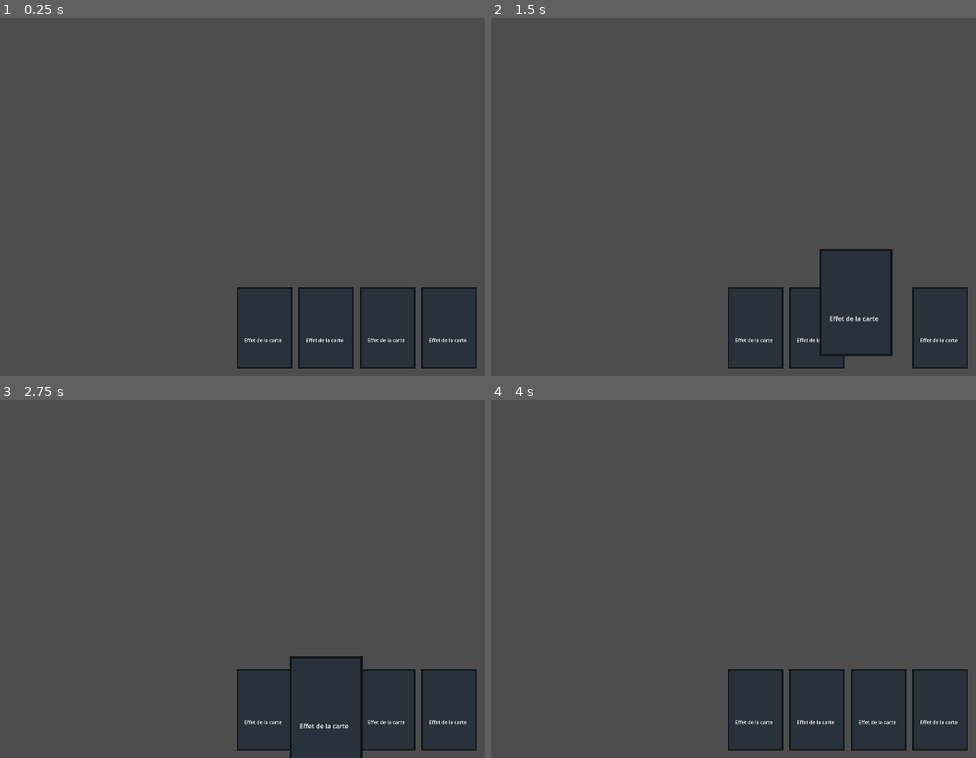
Above: before the commit, frames 1-4 (two rows, left to right).
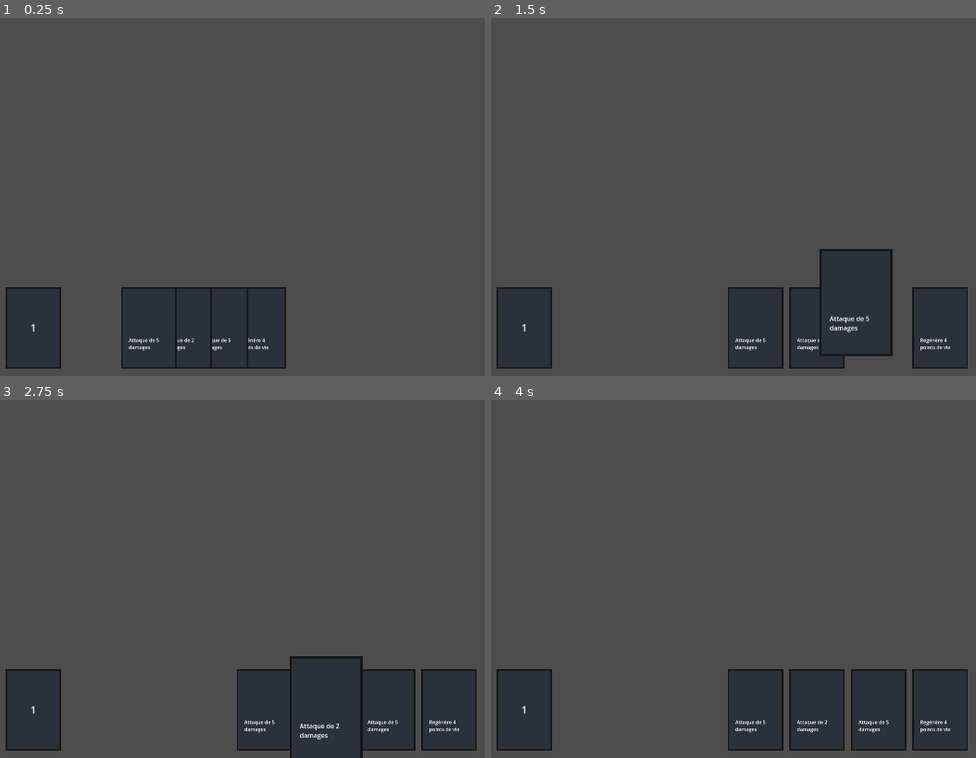
Above: after the commit, the same moments.

Repository: Pyropingouin/GameJam2025
Game: Godot game, scene res://Scenes/main.tscn
The game is run twice, just before and just after one commit, with the same random seed, the same clock (stepped at 60 frames per second) and the same inputs.
Inputs (mouse positions are in pixels of both pictures, inside the frame that each line leads up to):
- Up to frame 1 (0.25 s): no input
- Up to frame 2 (1.5 s): drag from (942, 329) to (922, 75) at 0.52 s; drag from (879, 329) to (811, 250) at 1.27 s
- Up to frame 3 (2.75 s): move the mouse to (324, 711) at 2.02 s; click (324, 711) at 2.17 s
- Up to frame 4 (4 s): tap Enter at 2.75 s; drag from (752, 711) to (626, 489) at 2.77 s; move the mouse to (outside the picture) at 3.52 s; click (outside the picture) at 3.67 s

The runs differ from the first frame. In frame 1, 16% of the frame differs, in the area x 1-99%, y 75-98%; in frame 2, 3.0%; in frame 3, 3.0%; in frame 4, 3.0%.

Commit message:
Début deck

Diff:
--- a/gamejam2025/Scenes/card.tscn
+++ b/gamejam2025/Scenes/card.tscn
@@ -7,6 +7,7 @@
 size = Vector2(179, 266)
 
 [node name="Card" type="Node2D"]
+position = Vector2(120, 955)
 scale = Vector2(0.8, 0.8)
 script = ExtResource("1_1g4or")
 
@@ -19,7 +20,7 @@
 position = Vector2(-0.5, 0)
 shape = SubResource("RectangleShape2D_liphp")
 
-[node name="RichTextLabel" type="RichTextLabel" parent="."]
+[node name="CardEffect" type="RichTextLabel" parent="."]
 offset_left = -65.0
 offset_top = 28.3333
 offset_right = 77.0
--- a/gamejam2025/Scenes/main.tscn
+++ b/gamejam2025/Scenes/main.tscn
@@ -1,8 +1,10 @@
-[gd_scene load_steps=4 format=3 uid="uid://dhi4ubpsbjwht"]
+[gd_scene load_steps=6 format=3 uid="uid://dhi4ubpsbjwht"]
 
 [ext_resource type="Script" path="res://Scripts/card_manager.gd" id="1_jcl2g"]
 [ext_resource type="Script" path="res://Scripts/input_manager.gd" id="2_pow3f"]
+[ext_resource type="Texture2D" uid="uid://cfhb0oqftay68" path="res://Assets/card_temporaire.png" id="4_n7ktf"]
 [ext_resource type="Script" path="res://Scripts/player_hand.gd" id="4_pwind"]
+[ext_resource type="Script" path="res://Scripts/deck.gd" id="4_t3xfq"]
 
 [node name="Main" type="Node2D"]
 
@@ -14,3 +16,19 @@
 
 [node name="PlayerHand" type="Node2D" parent="."]
 script = ExtResource("4_pwind")
+
+[node name="Deck" type="Node2D" parent="."]
+position = Vector2(120, 955)
+scale = Vector2(0.8, 0.8)
+script = ExtResource("4_t3xfq")
+
+[node name="Sprite2D" type="Sprite2D" parent="Deck"]
+texture = ExtResource("4_n7ktf")
+
+[node name="CardCounter" type="RichTextLabel" parent="Deck"]
+offset_left = -9.0
+offset_top = -24.0
+offset_right = 31.0
+offset_bottom = 16.0
+scale = Vector2(2, 2)
+text = "0"
--- a/gamejam2025/Scripts/card.gd
+++ b/gamejam2025/Scripts/card.gd
@@ -4,6 +4,11 @@
 signal hovered_off
 
 var hand_position
+var damage
+var armor
+var heal
+var card_effect
+var card_type
 
 func _ready() -> void:
 	# !! Toutes les cartes doivent être enfant de CardManager !!
--- /dev/null
+++ b/gamejam2025/Scripts/card_database.gd
@@ -0,0 +1,6 @@
+const CARDS = { # Damage, Armor, Heal, EffectText, Type
+	"Attack1": [5, 0, 0, "Attaque de 5 damages", "Offense"],
+	"Attack2": [2, 0, 0, "Attaque de 2 damages", "Offense"],
+	"Armor1": [0, 5, 0, "Gagne 5 points d'armure", "Defense"],
+	"Heal1": [0, 0, 4, "Regénère 4 points de vie", "Heal"]
+}
--- a/gamejam2025/Scripts/card_manager.gd
+++ b/gamejam2025/Scripts/card_manager.gd
@@ -102,6 +102,3 @@
 	else:
 		card.scale = Vector2(DEFAULT_CARD_SCALE, DEFAULT_CARD_SCALE)
 		card.z_index = 1
-
-func draw_card():
-	pass
--- /dev/null
+++ b/gamejam2025/Scripts/deck.gd
@@ -0,0 +1,47 @@
+extends Node2D
+
+const HAND_SIZE = 4
+const CARD_SCENE_PATH = "res://Scenes/card.tscn"
+const CARD_DRAW_SPEED = 0.5
+
+@onready var card_manager: Node2D = $"../CardManager"
+@onready var player_hand: Node2D = $"../PlayerHand"
+
+var player_deck = ["Attack1", "Attack2", "Armor1", "Attack1", "Heal1"]
+var card_database_reference
+
+func _ready() -> void:
+	player_deck.shuffle()
+	$CardCounter.text = str(player_deck.size())
+
+	card_database_reference = preload("res://Scripts/card_database.gd")
+
+	# Main de départ
+	for i in range(HAND_SIZE):
+		draw_card()
+
+func draw_card():
+	print("Draw card")
+
+	var card_drawn_name = player_deck[0]
+	player_deck.erase(card_drawn_name)
+
+	$CardCounter.text = str(player_deck.size())
+
+	var card_scene = preload(CARD_SCENE_PATH)
+	var new_card = card_scene.instantiate()
+	#var card_image_path = str("res://Assets/" + card_drawn_name + ".png")
+	var card_image_path = str("res://Assets/card_temporaire.png")
+	new_card.get_node("CardImage").texture = load(card_image_path)
+	# Populer les propriétés de la carte
+	new_card.damage = card_database_reference.CARDS[card_drawn_name][0]
+	new_card.armor = card_database_reference.CARDS[card_drawn_name][1]
+	new_card.heal = card_database_reference.CARDS[card_drawn_name][2]
+	new_card.card_effect = card_database_reference.CARDS[card_drawn_name][3]
+	new_card.card_type = card_database_reference.CARDS[card_drawn_name][4]
+
+	new_card.get_node("CardEffect").text = new_card.card_effect
+
+	card_manager.add_child(new_card)
+	new_card.name = "Card"
+	player_hand.add_card_to_hand(new_card, CARD_DRAW_SPEED)
--- a/gamejam2025/Scripts/input_manager.gd
+++ b/gamejam2025/Scripts/input_manager.gd
@@ -7,6 +7,7 @@
 const DECK_COLLISION_MASK = 2
 
 @onready var card_manager: Node2D = $"../CardManager"
+@onready var deck: Node2D = $"../Deck"
 
 func _ready() -> void:
 	pass # Replace with function body.
@@ -36,4 +37,4 @@
 				card_manager.card_clicked(card_found)
 		elif result_collision_mask == DECK_COLLISION_MASK:
 			# Deck clicked
-			card_manager.draw_card()
+			deck.draw_card()
--- a/gamejam2025/Scripts/player_hand.gd
+++ b/gamejam2025/Scripts/player_hand.gd
@@ -14,12 +14,12 @@
 func _ready() -> void:
 	center_screen_x = get_viewport_rect().size.x / 2
 
-	var card_scene = preload(CARD_SCENE_PATH)
-	for i in range(HAND_COUNT):
-		var new_card = card_scene.instantiate()
-		card_manager.add_child(new_card)
-		new_card.name = "Card"
-		add_card_to_hand(new_card, DEFAULT_CARD_MOVE_SPEED)
+	#var card_scene = preload(CARD_SCENE_PATH)
+	#for i in range(HAND_COUNT):
+		#var new_card = card_scene.instantiate()
+		#card_manager.add_child(new_card)
+		#new_card.name = "Card"
+		#add_card_to_hand(new_card, DEFAULT_CARD_MOVE_SPEED)
 
 func add_card_to_hand(card, speed):
 	# Lorsque call dans _ready()
